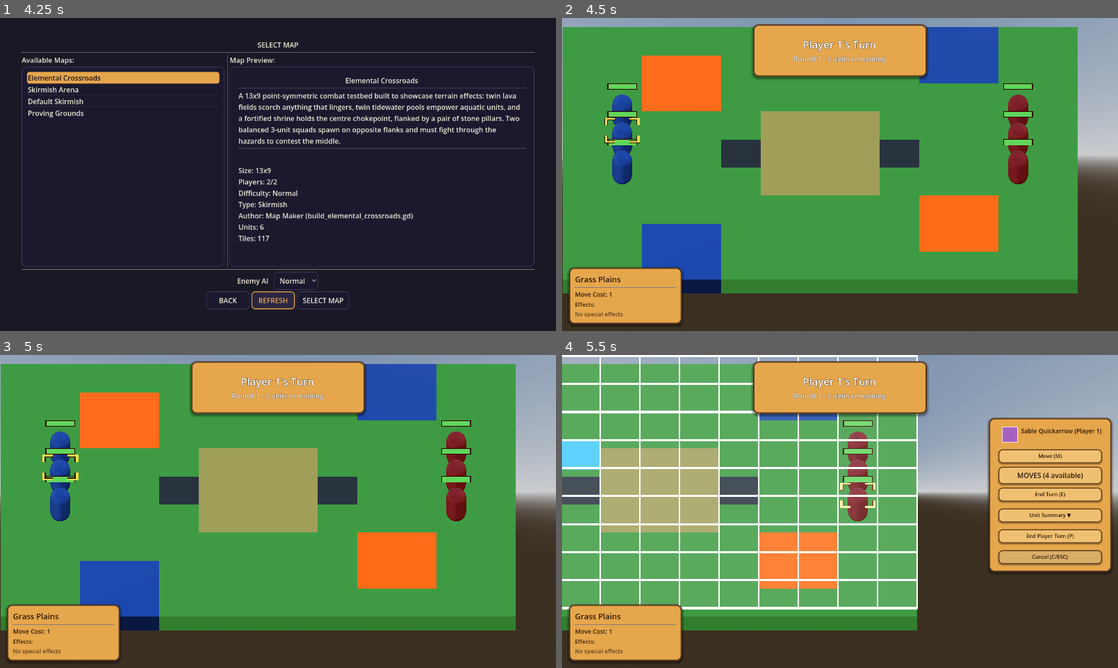
Above: before the commit, frames 1-4 (two rows, left to right).
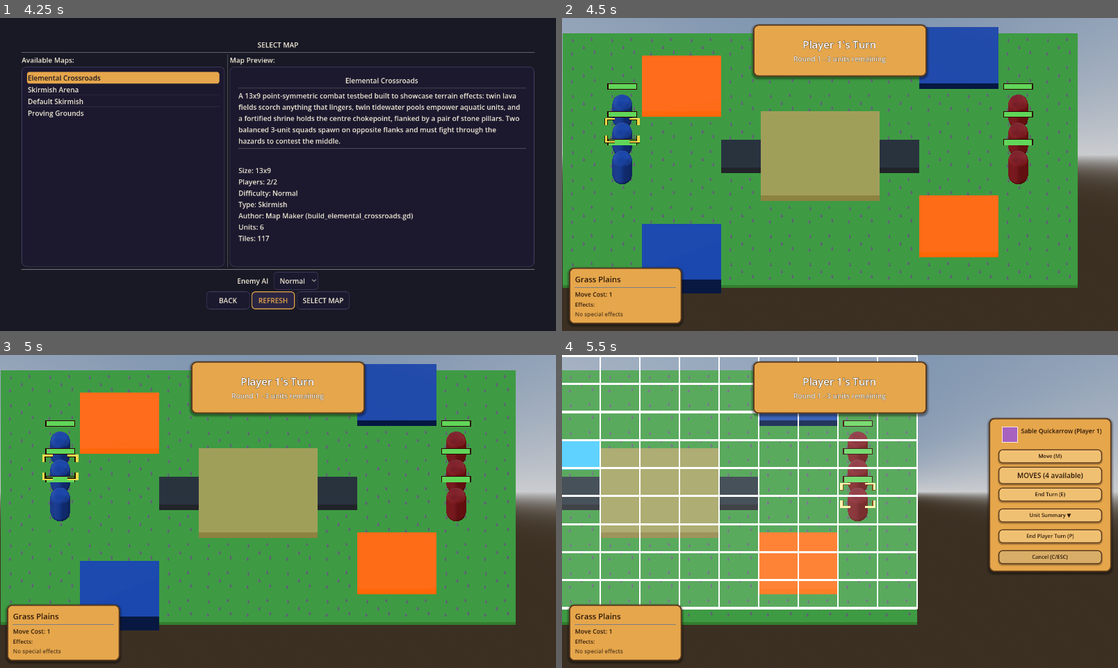
Above: after the commit, the same moments.

Repository: K-ennethA/Conquest
Game: Godot game, scene res://menus/MainMenu.tscn
The game is run twice, just before and just after one commit, with the same random seed, the same clock (stepped at 60 frames per second) and the same inputs.
Inputs (mouse positions are in pixels of both pictures, inside the frame that each line leads up to):
- Up to frame 1 (4.25 s): click "Single Player" at 0.5 s; click "Traditional Turn System" at 1.25 s; click "Normal" at 2 s; click "Normal" at 2.75 s; click "REFRESH" at 3.5 s
- Up to frame 2 (4.5 s): click "SELECT MAP" at 4.25 s
- Up to frame 3 (5 s): no input
- Up to frame 4 (5.5 s): tap Enter (ui_accept) at 5, 5.27 s; move the mouse to (962, 495) at 5.02 s; hold Right (ui_right) from 5.03 s (still down); hold Shift from 5.03 s (still down); click (962, 495) at 5.17 s

Frame 1 is identical in both runs. In frame 2, 6.0% of the frame differs, in the area x 0-93%, y 2-88%; in frame 3, 6.0%; in frame 4, 4.1%.

Commit message:
feat(tiles): geometry scenes for the forest tiles + wire model_path
The forest tiles differed only by flat colour. Each now has real geometry,
authored as a scene under tile_objects/tiles/scenes/ following the pattern and
conventions in tile_objects/tiles/README.md (base 2 x 0.2 x 2 slab + matching
collision + decorative primitives, same as tree_tile.tscn):

- tall_grass_tile: 9 tapered blades on the wind-swayed foliage material, varied
  yaw/tilt/height so a field does not look cloned. Reads as waist-high cover.
- sacred_meadow_tile: short tufts plus 6 flowers whose blooms use an emissive
  material, so "this heals you" reads at a glance.
- dirt_tile: flat unanimated slab plus a few pebbles - deliberately the quietest
  tile. forest_dirt also corrected from material_style GRASS to FLAT.
- grass_tile: same blade family as tall grass but short and sparse, so the two
  are never confused.

Wiring: TileResource.model_path existed but was never read at runtime (only
written by the tile creator UI). MapLoader now resolves the TileResource FIRST,
then instantiates its model_path scene when present, falling back to a
scene-valued tile_resource_path and finally the default tile. Every branch is
guarded, so bad data cannot fail map loading.

Note: authored scenes are already full cell size, so they are placed at identity
scale rather than the Basis().scaled(Vector3(2,1,2)) that stretches the default
unit-box tile. That scaling is untouched for the paths that still need it.

Co-Authored-By: Claude Opus 4.8 <noreply@anthropic.com>

Diff:
--- a/game/maps/MapLoader.gd
+++ b/game/maps/MapLoader.gd
@@ -176,11 +176,41 @@
 
 func _create_tile_at_position(grid_pos: Vector2i, tile_data: Dictionary) -> bool:
 	"""Create a tile at the specified grid position"""
-	var tile_scene = default_tile_scene
 	var tile_resource_path = tile_data.get("tile_resource_path", "")
-
-	# Load custom tile scene if specified
-	if not tile_resource_path.is_empty() and ResourceLoader.exists(tile_resource_path):
+	var tile_type = tile_data.get("tile_type", "NORMAL")
+
+	# Resolve the terrain data FIRST: the TileResource is what decides which
+	# visual scene this tile gets (via its model_path), so it has to be known
+	# before we choose a scene to instantiate.
+	var resolved_tile_resource := _resolve_tile_resource(tile_resource_path, tile_type)
+
+	# Pick the scene to instantiate, most specific first:
+	#  1. resolved_tile_resource.model_path -- a hand-authored geometry scene under
+	#     tile_objects/tiles/scenes/ (tree, tall grass, meadow, dirt...). These are
+	#     built at FULL cell size already (a 2 x 0.2 x 2 slab + collision).
+	#  2. tile_resource_path when it is itself a PackedScene (legacy map data that
+	#     stored a scene path in this field).
+	#  3. default_tile_scene -- the plain unit-box tile.
+	# Every step is guarded: a missing or non-PackedScene path just falls through
+	# to the next option, so bad data can never fail map loading.
+	var tile_scene: PackedScene = default_tile_scene
+	var uses_authored_geometry: bool = false
+
+	if resolved_tile_resource != null:
+		var model_path: String = resolved_tile_resource.model_path
+		if not model_path.is_empty():
+			if ResourceLoader.exists(model_path):
+				var model_scene = load(model_path) as PackedScene
+				if model_scene != null:
+					tile_scene = model_scene
+					uses_authored_geometry = true
+				else:
+					push_warning("MapLoader: model_path is not a PackedScene, using default tile: " + model_path)
+			else:
+				push_warning("MapLoader: model_path not found, using default tile: " + model_path)
+
+	# Legacy fallback: the same field may hold a scene path instead of a TileResource.
+	if not uses_authored_geometry and not tile_resource_path.is_empty() and ResourceLoader.exists(tile_resource_path):
 		var custom_scene = load(tile_resource_path) as PackedScene
 		if custom_scene:
 			tile_scene = custom_scene
@@ -205,16 +235,21 @@
 	# never lined up with the tile and terrain hover resolved to the wrong cell.
 	var world_pos = Vector3(grid_pos.x * 2 + 1, 0, grid_pos.y * 2 + 1)
 	tile_instance.transform.origin = world_pos
-	tile_instance.transform.basis = Basis().scaled(Vector3(2, 1, 2))
-
-	# Bind terrain data: resolve a TileResource (explicit path, else a type->
-	# resource map for the built-in families) and assign it to the live tile so
+	# default_tile_scene (and legacy custom scenes) use a UNIT 1x1x1 box, so they
+	# are stretched to span the 2x2 cell here. Authored geometry scenes already
+	# ship a 2 x 0.2 x 2 slab (see tile_objects/tiles/scenes/tree_tile.tscn and the
+	# CELL = 2.0 layout in dev_scripts/grass_preview.gd), so applying the same
+	# scale would double them to 4x4 and overlap their neighbours -- they stay at
+	# identity. This does not change the scaling of any pre-existing path.
+	if not uses_authored_geometry:
+		tile_instance.transform.basis = Basis().scaled(Vector3(2, 1, 2))
+
+	# Bind terrain data: the TileResource resolved above (explicit path, else a
+	# type->resource map for the built-in families) is assigned to the live tile so
 	# the board becomes terrain-aware. Assign BEFORE add_child so Tile._ready()
 	# applies the resource visuals. Register the cell->TileResource mapping with
 	# CombatServices so the shared BoardAdapter reads real terrain. Fall back to
 	# the legacy set_tile_type() visuals when no resource resolves.
-	var tile_type = tile_data.get("tile_type", "NORMAL")
-	var resolved_tile_resource := _resolve_tile_resource(tile_resource_path, tile_type)
 	if resolved_tile_resource != null and tile_instance.has_method("set_tile_resource"):
 		tile_instance.set_tile_resource(resolved_tile_resource)
 		# Guarded so headless/tool loads without the autoload don't crash.
--- a/game/tiles/resources/forest_dirt.tres
+++ b/game/tiles/resources/forest_dirt.tres
@@ -10,14 +10,14 @@
 base_movement_cost = 1
 is_passable = true
 blocks_line_of_sight = false
-material_style = 1
+material_style = 0
 base_color = Color(0.45, 0.34, 0.23, 1)
 emission_enabled = false
 emission_color = Color(0, 0, 0, 1)
 metallic = 0.0
 roughness = 1.0
 texture_path = ""
-model_path = ""
+model_path = "res://tile_objects/tiles/scenes/dirt_tile.tscn"
 has_default_effects = false
 default_effects = []
 provides_cover = false
--- a/game/tiles/resources/grass_plains.tres
+++ b/game/tiles/resources/grass_plains.tres
@@ -7,4 +7,6 @@
 script = ExtResource("1_vbfya")
 tile_name = "Grass Plains"
 description = "Standard grassy terrain that's easy to traverse. No special effects."
+material_style = 1
 base_color = Color(0.4, 0.8, 0.3, 1)
+model_path = "res://tile_objects/tiles/scenes/grass_tile.tscn"
--- a/game/tiles/resources/sacred_meadow.tres
+++ b/game/tiles/resources/sacred_meadow.tres
@@ -18,7 +18,7 @@
 metallic = 0.0
 roughness = 0.85
 texture_path = ""
-model_path = ""
+model_path = "res://tile_objects/tiles/scenes/sacred_meadow_tile.tscn"
 has_default_effects = true
 default_effects = [ExtResource("2_meadow_fx")]
 provides_cover = false
--- a/game/tiles/resources/tall_grass.tres
+++ b/game/tiles/resources/tall_grass.tres
@@ -18,7 +18,7 @@
 metallic = 0.0
 roughness = 1.0
 texture_path = ""
-model_path = ""
+model_path = "res://tile_objects/tiles/scenes/tall_grass_tile.tscn"
 has_default_effects = true
 default_effects = [ExtResource("2_grass_fx")]
 provides_cover = true
--- /dev/null
+++ b/tile_objects/tiles/scenes/dirt_tile.tscn
@@ -0,0 +1,65 @@
+[gd_scene load_steps=8 format=3]
+
+[ext_resource type="Script" uid="uid://go2opykivdsx" path="res://tile_objects/tiles/tile.gd" id="1_tile"]
+[ext_resource type="Resource" path="res://game/tiles/resources/forest_dirt.tres" id="2_res"]
+
+[sub_resource type="BoxMesh" id="BoxMesh_base"]
+size = Vector3(2, 0.2, 2)
+
+[sub_resource type="BoxShape3D" id="BoxShape3D_base"]
+size = Vector3(2, 0.2, 2)
+
+[sub_resource type="SphereMesh" id="SphereMesh_pebble"]
+radius = 1.0
+height = 2.0
+radial_segments = 6
+rings = 3
+
+[sub_resource type="StandardMaterial3D" id="StandardMaterial3D_dirt"]
+albedo_color = Color(0.45, 0.34, 0.23, 1)
+roughness = 1.0
+
+[sub_resource type="StandardMaterial3D" id="StandardMaterial3D_pebble"]
+albedo_color = Color(0.36, 0.33, 0.3, 1)
+roughness = 1.0
+
+[node name="DirtTile" type="Node3D"]
+script = ExtResource("1_tile")
+tile_resource = ExtResource("2_res")
+
+[node name="MeshInstance3D" type="MeshInstance3D" parent="."]
+mesh = SubResource("BoxMesh_base")
+material_override = SubResource("StandardMaterial3D_dirt")
+
+[node name="StaticBody3D" type="StaticBody3D" parent="."]
+
+[node name="CollisionShape3D" type="CollisionShape3D" parent="StaticBody3D"]
+shape = SubResource("BoxShape3D_base")
+
+[node name="DirtVisual" type="Node3D" parent="."]
+transform = Transform3D(1, 0, 0, 0, 1, 0, 0, 0, 1, 0, 0.1, 0)
+
+[node name="Pebble1" type="MeshInstance3D" parent="DirtVisual"]
+transform = Transform3D(0.12, 0, 0, 0, 0.07, 0, 0, 0, 0.12, -0.45, 0.03, 0.3)
+mesh = SubResource("SphereMesh_pebble")
+material_override = SubResource("StandardMaterial3D_pebble")
+
+[node name="Pebble2" type="MeshInstance3D" parent="DirtVisual"]
+transform = Transform3D(0.09, 0, 0, 0, 0.055, 0, 0, 0, 0.09, 0.5, 0.025, -0.2)
+mesh = SubResource("SphereMesh_pebble")
+material_override = SubResource("StandardMaterial3D_pebble")
+
+[node name="Pebble3" type="MeshInstance3D" parent="DirtVisual"]
+transform = Transform3D(0.14, 0, 0, 0, 0.08, 0, 0, 0, 0.11, -0.2, 0.035, -0.55)
+mesh = SubResource("SphereMesh_pebble")
+material_override = SubResource("StandardMaterial3D_pebble")
+
+[node name="Pebble4" type="MeshInstance3D" parent="DirtVisual"]
+transform = Transform3D(0.08, 0, 0, 0, 0.06, 0, 0, 0, 0.1, 0.62, 0.028, 0.6)
+mesh = SubResource("SphereMesh_pebble")
+material_override = SubResource("StandardMaterial3D_pebble")
+
+[node name="Pebble5" type="MeshInstance3D" parent="DirtVisual"]
+transform = Transform3D(0.11, 0, 0, 0, 0.065, 0, 0, 0, 0.09, 0.05, 0.03, 0.05)
+mesh = SubResource("SphereMesh_pebble")
+material_override = SubResource("StandardMaterial3D_pebble")
--- /dev/null
+++ b/tile_objects/tiles/scenes/grass_tile.tscn
@@ -0,0 +1,60 @@
+[gd_scene load_steps=8 format=3]
+
+[ext_resource type="Script" uid="uid://go2opykivdsx" path="res://tile_objects/tiles/tile.gd" id="1_tile"]
+[ext_resource type="Resource" path="res://game/tiles/resources/grass_plains.tres" id="2_res"]
+[ext_resource type="Material" uid="uid://c0grasstile001" path="res://tile_objects/tiles/materials/stylized_grass_material.tres" id="3_grass"]
+[ext_resource type="Material" uid="uid://c0foliage00001" path="res://tile_objects/tiles/materials/stylized_foliage_material.tres" id="4_foliage"]
+
+[sub_resource type="BoxMesh" id="BoxMesh_base"]
+size = Vector3(2, 0.2, 2)
+
+[sub_resource type="BoxShape3D" id="BoxShape3D_base"]
+size = Vector3(2, 0.2, 2)
+
+[sub_resource type="CylinderMesh" id="CylinderMesh_tuft"]
+top_radius = 0.02
+bottom_radius = 0.07
+height = 0.2
+radial_segments = 4
+rings = 1
+
+[node name="GrassTile" type="Node3D"]
+script = ExtResource("1_tile")
+tile_resource = ExtResource("2_res")
+
+[node name="MeshInstance3D" type="MeshInstance3D" parent="."]
+mesh = SubResource("BoxMesh_base")
+material_override = ExtResource("3_grass")
+
+[node name="StaticBody3D" type="StaticBody3D" parent="."]
+
+[node name="CollisionShape3D" type="CollisionShape3D" parent="StaticBody3D"]
+shape = SubResource("BoxShape3D_base")
+
+[node name="GrassVisual" type="Node3D" parent="."]
+transform = Transform3D(1, 0, 0, 0, 1, 0, 0, 0, 1, 0, 0.1, 0)
+
+[node name="Tuft1" type="MeshInstance3D" parent="GrassVisual"]
+transform = Transform3D(0.866, 0, -0.5, 0, 1, 0, 0.5, 0, 0.866, -0.5, 0.1, -0.4)
+mesh = SubResource("CylinderMesh_tuft")
+material_override = ExtResource("4_foliage")
+
+[node name="Tuft2" type="MeshInstance3D" parent="GrassVisual"]
+transform = Transform3D(0.7071, 0, 0.7071, 0, 0.85, 0, -0.7071, 0, 0.7071, 0.45, 0.085, -0.5)
+mesh = SubResource("CylinderMesh_tuft")
+material_override = ExtResource("4_foliage")
+
+[node name="Tuft3" type="MeshInstance3D" parent="GrassVisual"]
+transform = Transform3D(0.4226, 0, -0.9063, 0, 1, 0, 0.9063, 0, 0.4226, 0.6, 0.1, 0.45)
+mesh = SubResource("CylinderMesh_tuft")
+material_override = ExtResource("4_foliage")
+
+[node name="Tuft4" type="MeshInstance3D" parent="GrassVisual"]
+transform = Transform3D(0.9397, 0, 0.342, 0, 0.9, 0, -0.342, 0, 0.9397, -0.55, 0.09, 0.55)
+mesh = SubResource("CylinderMesh_tuft")
+material_override = ExtResource("4_foliage")
+
+[node name="Tuft5" type="MeshInstance3D" parent="GrassVisual"]
+transform = Transform3D(0.1736, 0, -0.9848, 0, 0.95, 0, 0.9848, 0, 0.1736, 0.05, 0.095, 0.1)
+mesh = SubResource("CylinderMesh_tuft")
+material_override = ExtResource("4_foliage")
--- /dev/null
+++ b/tile_objects/tiles/scenes/sacred_meadow_tile.tscn
@@ -0,0 +1,167 @@
+[gd_scene load_steps=12 format=3]
+
+[ext_resource type="Script" uid="uid://go2opykivdsx" path="res://tile_objects/tiles/tile.gd" id="1_tile"]
+[ext_resource type="Resource" path="res://game/tiles/resources/sacred_meadow.tres" id="2_res"]
+[ext_resource type="Material" uid="uid://c0grasstile001" path="res://tile_objects/tiles/materials/stylized_grass_material.tres" id="3_grass"]
+[ext_resource type="Material" uid="uid://c0foliage00001" path="res://tile_objects/tiles/materials/stylized_foliage_material.tres" id="4_foliage"]
+
+[sub_resource type="BoxMesh" id="BoxMesh_base"]
+size = Vector3(2, 0.2, 2)
+
+[sub_resource type="BoxShape3D" id="BoxShape3D_base"]
+size = Vector3(2, 0.2, 2)
+
+[sub_resource type="CylinderMesh" id="CylinderMesh_tuft"]
+top_radius = 0.03
+bottom_radius = 0.1
+height = 0.28
+radial_segments = 4
+rings = 1
+
+[sub_resource type="CylinderMesh" id="CylinderMesh_stem"]
+top_radius = 0.015
+bottom_radius = 0.025
+height = 0.3
+radial_segments = 5
+rings = 1
+
+[sub_resource type="SphereMesh" id="SphereMesh_bloom"]
+radius = 0.07
+height = 0.14
+radial_segments = 8
+rings = 4
+
+[sub_resource type="StandardMaterial3D" id="StandardMaterial3D_stem"]
+albedo_color = Color(0.34, 0.55, 0.26, 1)
+roughness = 1.0
+
+[sub_resource type="StandardMaterial3D" id="StandardMaterial3D_bloom"]
+albedo_color = Color(0.98, 0.95, 0.78, 1)
+roughness = 0.6
+emission_enabled = true
+emission = Color(0.9, 0.85, 0.5, 1)
+emission_energy_multiplier = 1.6
+
+[node name="SacredMeadowTile" type="Node3D"]
+script = ExtResource("1_tile")
+tile_resource = ExtResource("2_res")
+
+[node name="MeshInstance3D" type="MeshInstance3D" parent="."]
+mesh = SubResource("BoxMesh_base")
+material_override = ExtResource("3_grass")
+
+[node name="StaticBody3D" type="StaticBody3D" parent="."]
+
+[node name="CollisionShape3D" type="CollisionShape3D" parent="StaticBody3D"]
+shape = SubResource("BoxShape3D_base")
+
+[node name="MeadowVisual" type="Node3D" parent="."]
+transform = Transform3D(1, 0, 0, 0, 1, 0, 0, 0, 1, 0, 0.1, 0)
+
+[node name="Tuft1" type="MeshInstance3D" parent="MeadowVisual"]
+transform = Transform3D(0.9063, 0, -0.4226, 0, 1, 0, 0.4226, 0, 0.9063, -0.55, 0.14, -0.5)
+mesh = SubResource("CylinderMesh_tuft")
+material_override = ExtResource("4_foliage")
+
+[node name="Tuft2" type="MeshInstance3D" parent="MeadowVisual"]
+transform = Transform3D(0.766, 0, 0.6428, 0, 0.9, 0, -0.6428, 0, 0.766, 0.4, 0.126, -0.6)
+mesh = SubResource("CylinderMesh_tuft")
+material_override = ExtResource("4_foliage")
+
+[node name="Tuft3" type="MeshInstance3D" parent="MeadowVisual"]
+transform = Transform3D(0.5, 0, -0.866, 0, 1.05, 0, 0.866, 0, 0.5, 0.65, 0.147, 0.35)
+mesh = SubResource("CylinderMesh_tuft")
+material_override = ExtResource("4_foliage")
+
+[node name="Tuft4" type="MeshInstance3D" parent="MeadowVisual"]
+transform = Transform3D(0.9659, 0, 0.2588, 0, 0.95, 0, -0.2588, 0, 0.9659, -0.25, 0.133, 0.6)
+mesh = SubResource("CylinderMesh_tuft")
+material_override = ExtResource("4_foliage")
+
+[node name="Tuft5" type="MeshInstance3D" parent="MeadowVisual"]
+transform = Transform3D(0.342, 0, -0.9397, 0, 0.85, 0, 0.9397, 0, 0.342, 0.05, 0.119, 0.05)
+mesh = SubResource("CylinderMesh_tuft")
+material_override = ExtResource("4_foliage")
+
+[node name="Tuft6" type="MeshInstance3D" parent="MeadowVisual"]
+transform = Transform3D(0.5, 0, 0.866, 0, 1, 0, -0.866, 0, 0.5, -0.7, 0.14, 0.15)
+mesh = SubResource("CylinderMesh_tuft")
+material_override = ExtResource("4_foliage")
+
+[node name="Flower1" type="Node3D" parent="MeadowVisual"]
+transform = Transform3D(0.9659, 0, -0.2588, 0, 1, 0, 0.2588, 0, 0.9659, -0.4, 0, -0.25)
+
+[node name="Stem" type="MeshInstance3D" parent="MeadowVisual/Flower1"]
+transform = Transform3D(1, 0, 0, 0, 1, 0, 0, 0, 1, 0, 0.15, 0)
+mesh = SubResource("CylinderMesh_stem")
+material_override = SubResource("StandardMaterial3D_stem")
+
+[node name="Bloom" type="MeshInstance3D" parent="MeadowVisual/Flower1"]
+transform = Transform3D(1, 0, 0, 0, 1, 0, 0, 0, 1, 0, 0.32, 0)
+mesh = SubResource("SphereMesh_bloom")
+material_override = SubResource("StandardMaterial3D_bloom")
+
+[node name="Flower2" type="Node3D" parent="MeadowVisual"]
+transform = Transform3D(0.7794, 0, 0.45, 0, 0.9, 0, -0.45, 0, 0.7794, 0.3, 0, -0.35)
+
+[node name="Stem" type="MeshInstance3D" parent="MeadowVisual/Flower2"]
+transform = Transform3D(1, 0, 0, 0, 1, 0, 0, 0, 1, 0, 0.15, 0)
+mesh = SubResource("CylinderMesh_stem")
+material_override = SubResource("StandardMaterial3D_stem")
+
+[node name="Bloom" type="MeshInstance3D" parent="MeadowVisual/Flower2"]
+transform = Transform3D(1, 0, 0, 0, 1, 0, 0, 0, 1, 0, 0.32, 0)
+mesh = SubResource("SphereMesh_bloom")
+material_override = SubResource("StandardMaterial3D_bloom")
+
+[node name="Flower3" type="Node3D" parent="MeadowVisual"]
+transform = Transform3D(0.7425, 0, -0.7425, 0, 1.05, 0, 0.7425, 0, 0.7425, 0.55, 0, 0.6)
+
+[node name="Stem" type="MeshInstance3D" parent="MeadowVisual/Flower3"]
+transform = Transform3D(1, 0, 0, 0, 1, 0, 0, 0, 1, 0, 0.15, 0)
+mesh = SubResource("CylinderMesh_stem")
+material_override = SubResource("StandardMaterial3D_stem")
+
+[node name="Bloom" type="MeshInstance3D" parent="MeadowVisual/Flower3"]
+transform = Transform3D(1, 0, 0, 0, 1, 0, 0, 0, 1, 0, 0.32, 0)
+mesh = SubResource("SphereMesh_bloom")
+material_override = SubResource("StandardMaterial3D_bloom")
+
+[node name="Flower4" type="Node3D" parent="MeadowVisual"]
+transform = Transform3D(0.475, 0, 0.8227, 0, 0.95, 0, -0.8227, 0, 0.475, -0.6, 0, 0.45)
+
+[node name="Stem" type="MeshInstance3D" parent="MeadowVisual/Flower4"]
+transform = Transform3D(1, 0, 0, 0, 1, 0, 0, 0, 1, 0, 0.15, 0)
+mesh = SubResource("CylinderMesh_stem")
+material_override = SubResource("StandardMaterial3D_stem")
+
+[node name="Bloom" type="MeshInstance3D" parent="MeadowVisual/Flower4"]
+transform = Transform3D(1, 0, 0, 0, 1, 0, 0, 0, 1, 0, 0.32, 0)
+mesh = SubResource("SphereMesh_bloom")
+material_override = SubResource("StandardMaterial3D_bloom")
+
+[node name="Flower5" type="Node3D" parent="MeadowVisual"]
+transform = Transform3D(0.7987, 0, -0.2907, 0, 0.85, 0, 0.2907, 0, 0.7987, 0, 0, 0.75)
+
+[node name="Stem" type="MeshInstance3D" parent="MeadowVisual/Flower5"]
+transform = Transform3D(1, 0, 0, 0, 1, 0, 0, 0, 1, 0, 0.15, 0)
+mesh = SubResource("CylinderMesh_stem")
+material_override = SubResource("StandardMaterial3D_stem")
+
+[node name="Bloom" type="MeshInstance3D" parent="MeadowVisual/Flower5"]
+transform = Transform3D(1, 0, 0, 0, 1, 0, 0, 0, 1, 0, 0.32, 0)
+mesh = SubResource("SphereMesh_bloom")
+material_override = SubResource("StandardMaterial3D_bloom")
+
+[node name="Flower6" type="Node3D" parent="MeadowVisual"]
+transform = Transform3D(0.2588, 0, 0.9659, 0, 1, 0, -0.9659, 0, 0.2588, 0.75, 0, -0.05)
+
+[node name="Stem" type="MeshInstance3D" parent="MeadowVisual/Flower6"]
+transform = Transform3D(1, 0, 0, 0, 1, 0, 0, 0, 1, 0, 0.15, 0)
+mesh = SubResource("CylinderMesh_stem")
+material_override = SubResource("StandardMaterial3D_stem")
+
+[node name="Bloom" type="MeshInstance3D" parent="MeadowVisual/Flower6"]
+transform = Transform3D(1, 0, 0, 0, 1, 0, 0, 0, 1, 0, 0.32, 0)
+mesh = SubResource("SphereMesh_bloom")
+material_override = SubResource("StandardMaterial3D_bloom")
--- /dev/null
+++ b/tile_objects/tiles/scenes/tall_grass_tile.tscn
@@ -0,0 +1,80 @@
+[gd_scene load_steps=8 format=3]
+
+[ext_resource type="Script" uid="uid://go2opykivdsx" path="res://tile_objects/tiles/tile.gd" id="1_tile"]
+[ext_resource type="Resource" path="res://game/tiles/resources/tall_grass.tres" id="2_res"]
+[ext_resource type="Material" uid="uid://c0grasstile001" path="res://tile_objects/tiles/materials/stylized_grass_material.tres" id="3_grass"]
+[ext_resource type="Material" uid="uid://c0foliage00001" path="res://tile_objects/tiles/materials/stylized_foliage_material.tres" id="4_foliage"]
+
+[sub_resource type="BoxMesh" id="BoxMesh_base"]
+size = Vector3(2, 0.2, 2)
+
+[sub_resource type="BoxShape3D" id="BoxShape3D_base"]
+size = Vector3(2, 0.2, 2)
+
+[sub_resource type="CylinderMesh" id="CylinderMesh_blade"]
+top_radius = 0.02
+bottom_radius = 0.09
+height = 0.9
+radial_segments = 4
+rings = 1
+
+[node name="TallGrassTile" type="Node3D"]
+script = ExtResource("1_tile")
+tile_resource = ExtResource("2_res")
+
+[node name="MeshInstance3D" type="MeshInstance3D" parent="."]
+mesh = SubResource("BoxMesh_base")
+material_override = ExtResource("3_grass")
+
+[node name="StaticBody3D" type="StaticBody3D" parent="."]
+
+[node name="CollisionShape3D" type="CollisionShape3D" parent="StaticBody3D"]
+shape = SubResource("BoxShape3D_base")
+
+[node name="GrassVisual" type="Node3D" parent="."]
+transform = Transform3D(1, 0, 0, 0, 1, 0, 0, 0, 1, 0, 0.1, 0)
+
+[node name="Blade1" type="MeshInstance3D" parent="GrassVisual"]
+transform = Transform3D(0.9397, 0, -0.342, 0, 0.95, 0, 0.342, 0, 0.9397, -0.6, 0.4275, -0.55)
+mesh = SubResource("CylinderMesh_blade")
+material_override = ExtResource("4_foliage")
+
+[node name="Blade2" type="MeshInstance3D" parent="GrassVisual"]
+transform = Transform3D(0.8192, 0, 0.5736, 0, 0.82, 0, -0.5736, 0, 0.8192, -0.15, 0.369, -0.7)
+mesh = SubResource("CylinderMesh_blade")
+material_override = ExtResource("4_foliage")
+
+[node name="Blade3" type="MeshInstance3D" parent="GrassVisual"]
+transform = Transform3D(0.5736, 0, -0.8192, 0, 1, 0, 0.8192, 0, 0.5736, 0.5, 0.45, -0.45)
+mesh = SubResource("CylinderMesh_blade")
+material_override = ExtResource("4_foliage")
+
+[node name="Blade4" type="MeshInstance3D" parent="GrassVisual"]
+transform = Transform3D(0.9848, -0.1736, 0, 0.1528, 0.8666, 0, 0, 0, 1, 0.72, 0.39, 0.1)
+mesh = SubResource("CylinderMesh_blade")
+material_override = ExtResource("4_foliage")
+
+[node name="Blade5" type="MeshInstance3D" parent="GrassVisual"]
+transform = Transform3D(0.342, 0, 0.9397, 0, 0.93, 0, -0.9397, 0, 0.342, 0.25, 0.4185, 0.4)
+mesh = SubResource("CylinderMesh_blade")
+material_override = ExtResource("4_foliage")
+
+[node name="Blade6" type="MeshInstance3D" parent="GrassVisual"]
+transform = Transform3D(0.766, 0, -0.6428, 0, 1.05, 0, 0.6428, 0, 0.766, -0.35, 0.4725, 0.25)
+mesh = SubResource("CylinderMesh_blade")
+material_override = ExtResource("4_foliage")
+
+[node name="Blade7" type="MeshInstance3D" parent="GrassVisual"]
+transform = Transform3D(0.9781, 0.2079, 0, -0.1767, 0.8314, 0, 0, 0, 1, -0.7, 0.374, 0.62)
+mesh = SubResource("CylinderMesh_blade")
+material_override = ExtResource("4_foliage")
+
+[node name="Blade8" type="MeshInstance3D" parent="GrassVisual"]
+transform = Transform3D(0.1736, 0, -0.9848, 0, 1, 0, 0.9848, 0, 0.1736, 0.05, 0.45, -0.1)
+mesh = SubResource("CylinderMesh_blade")
+material_override = ExtResource("4_foliage")
+
+[node name="Blade9" type="MeshInstance3D" parent="GrassVisual"]
+transform = Transform3D(0.6428, 0, 0.766, 0, 0.9, 0, -0.766, 0, 0.6428, 0.62, 0.405, 0.68)
+mesh = SubResource("CylinderMesh_blade")
+material_override = ExtResource("4_foliage")
--- /dev/null
+++ b/tile_objects/tiles/scenes/tree_tile.tscn
@@ -0,0 +1,65 @@
+[gd_scene load_steps=10 format=3 uid="uid://c0treetile0001"]
+
+[ext_resource type="Script" uid="uid://go2opykivdsx" path="res://tile_objects/tiles/tile.gd" id="1_tile"]
+[ext_resource type="Resource" uid="uid://c0treeres00001" path="res://game/tiles/resources/tree.tres" id="2_res"]
+[ext_resource type="Material" uid="uid://c0grasstile001" path="res://tile_objects/tiles/materials/stylized_grass_material.tres" id="3_grass"]
+[ext_resource type="Material" uid="uid://c0foliage00001" path="res://tile_objects/tiles/materials/stylized_foliage_material.tres" id="4_foliage"]
+
+[sub_resource type="BoxMesh" id="BoxMesh_base"]
+size = Vector3(2, 0.2, 2)
+
+[sub_resource type="BoxShape3D" id="BoxShape3D_base"]
+size = Vector3(2, 0.2, 2)
+
+[sub_resource type="CylinderMesh" id="CylinderMesh_trunk"]
+top_radius = 0.14
+bottom_radius = 0.18
+height = 0.8
+radial_segments = 6
+rings = 1
+
+[sub_resource type="SphereMesh" id="SphereMesh_leaf"]
+radius = 1.0
+height = 2.0
+radial_segments = 8
+rings = 5
+
+[sub_resource type="StandardMaterial3D" id="StandardMaterial3D_bark"]
+albedo_color = Color(0.36, 0.24, 0.14, 1)
+roughness = 1.0
+
+[node name="TreeTile" type="Node3D"]
+script = ExtResource("1_tile")
+tile_resource = ExtResource("2_res")
+
+[node name="MeshInstance3D" type="MeshInstance3D" parent="."]
+mesh = SubResource("BoxMesh_base")
+material_override = ExtResource("3_grass")
+
+[node name="StaticBody3D" type="StaticBody3D" parent="."]
+
+[node name="CollisionShape3D" type="CollisionShape3D" parent="StaticBody3D"]
+shape = SubResource("BoxShape3D_base")
+
+[node name="TreeVisual" type="Node3D" parent="."]
+transform = Transform3D(1, 0, 0, 0, 1, 0, 0, 0, 1, 0, 0.1, 0)
+
+[node name="Trunk" type="MeshInstance3D" parent="TreeVisual"]
+transform = Transform3D(1, 0, 0, 0, 1, 0, 0, 0, 1, 0, 0.4, 0)
+mesh = SubResource("CylinderMesh_trunk")
+material_override = SubResource("StandardMaterial3D_bark")
+
+[node name="Leaf1" type="MeshInstance3D" parent="TreeVisual"]
+transform = Transform3D(0.62, 0, 0, 0, 0.62, 0, 0, 0, 0.62, 0, 1.05, 0)
+mesh = SubResource("SphereMesh_leaf")
+material_override = ExtResource("4_foliage")
+
+[node name="Leaf2" type="MeshInstance3D" parent="TreeVisual"]
+transform = Transform3D(0.46, 0, 0, 0, 0.46, 0, 0, 0, 0.46, 0.34, 0.9, 0.16)
+mesh = SubResource("SphereMesh_leaf")
+material_override = ExtResource("4_foliage")
+
+[node name="Leaf3" type="MeshInstance3D" parent="TreeVisual"]
+transform = Transform3D(0.42, 0, 0, 0, 0.42, 0, 0, 0, 0.42, -0.28, 0.96, -0.2)
+mesh = SubResource("SphereMesh_leaf")
+material_override = ExtResource("4_foliage")
